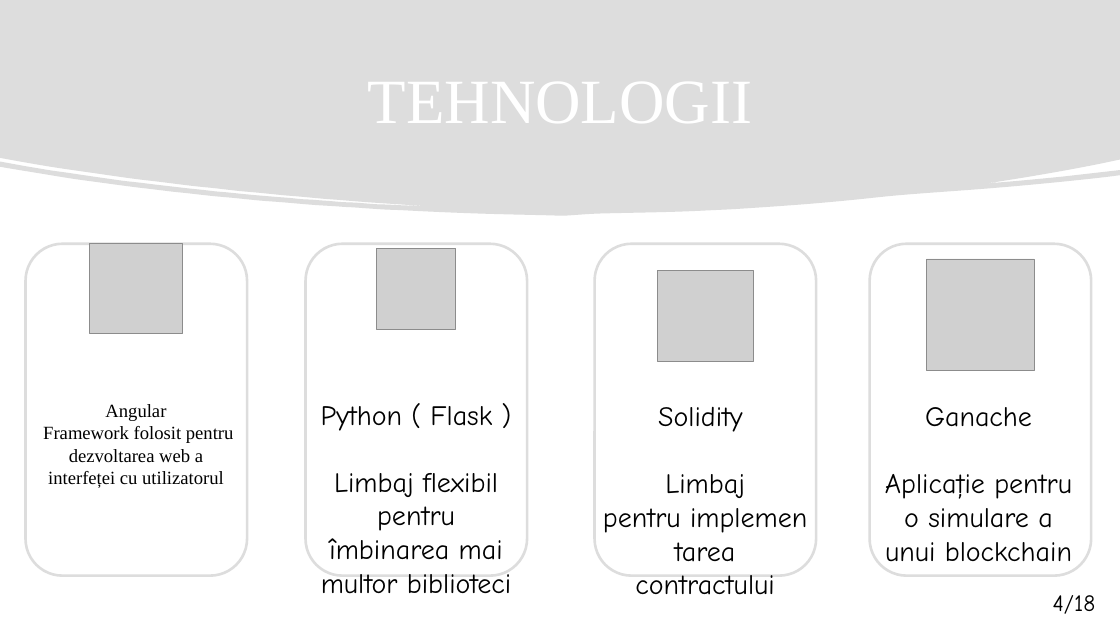
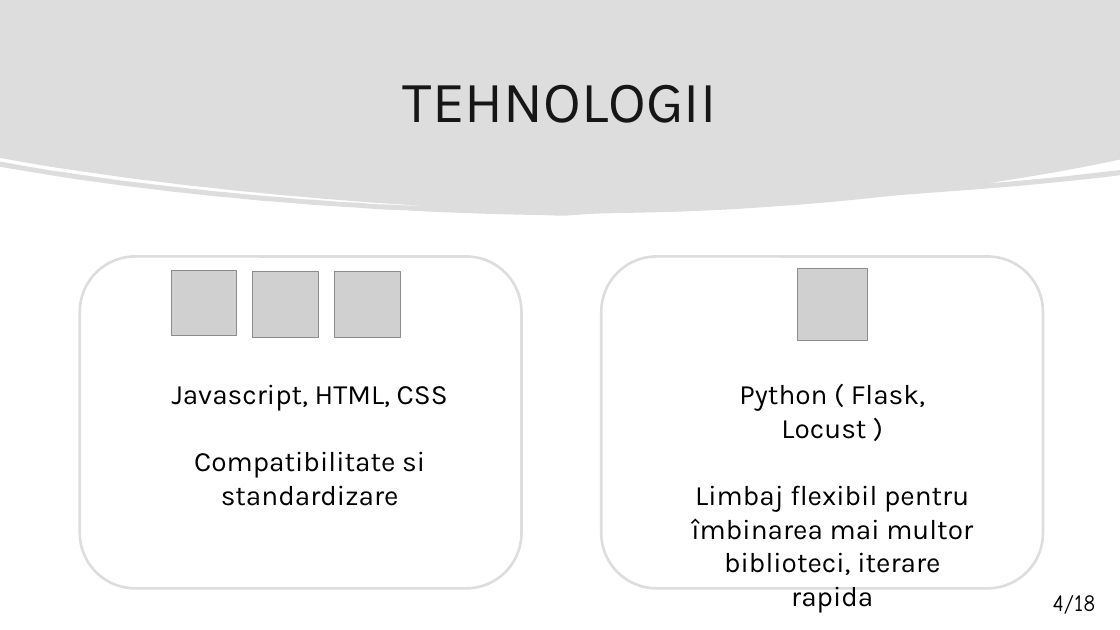
Before and after one commit to matei-rares-a/acas, a slide deck: slide 4 of docs/prezentare/current_draft/disertatie_matei_rares_prezentare_main.pptx. Drawn at 1120x630 pixels with LibreOffice and Linux fonts; fonts in the diff are those of the drawing; grey boxes stand for pictures. Boxes give left, top, right and bottom in pixels: in the first picture for what was removed or moved away, otherwise in the second. Text is boxed around its words. In the diff, an @@ line names an element or a change of style, - is before the commit and + after.

```diff
--- a/docs/prezentare/current_draft/disertatie_matei_rares_prezentare_main.pptx
+++ b/docs/prezentare/current_draft/disertatie_matei_rares_prezentare_main.pptx
@@ title added at [403,84,717,123], 50 pt, text #161616 @@
+TEHNOLOGII
@@ rounded rectangle: place and size @@
-rounded rectangle at [25,244,247,576]
+rounded rectangle at [80,256,522,588]
@@ picture removed at [90,244,182,334] @@
@@ rounded rectangle removed at [595,244,817,576] @@
@@ rounded rectangle: place and size @@
-rounded rectangle at [306,244,528,576]
+rounded rectangle at [602,256,1044,588]
@@ picture: place and size @@
-picture at [376,249,456,329]
+picture at [797,269,868,340]
@@ rounded rectangle removed at [870,244,1091,576] @@
@@ picture removed at [927,259,1034,370] @@
@@ picture added at [172,271,237,335] @@
@@ picture added at [253,271,319,338] @@
@@ picture added at [334,271,401,338] @@
@@ picture removed at [658,270,754,360] @@
@@ text added at [172,384,448,506], 24 pt, text #000000 @@
+Javascript, HTML, CSS
+Compatibilitate si standardizare
@@ text at [691,385,973,613]: text changed; font Comic Neue to Karla @@
-Python ( Flask )
-Limbaj flexibil pentru îmbinarea mai multor biblioteci
+Python ( Flask, Locust )
+Limbaj flexibil pentru îmbinarea mai multor biblioteci, iterare rapida
@@ text removed at [43,404,234,488] @@
-Angular
-Framework folosit pentru dezvoltarea web a interfeței cu utilizatorul
@@ text removed at [603,407,774,595] @@
-Solidity
-Limbaj pentru implementarea contractului
@@ text removed at [885,407,1072,562] @@
-Ganache
-Aplicație pentru o simulare a unui blockchain
```
Also in this commit, not shown: 7 other slides changed, 10 slides added, 9 slides removed, 1 other file.
